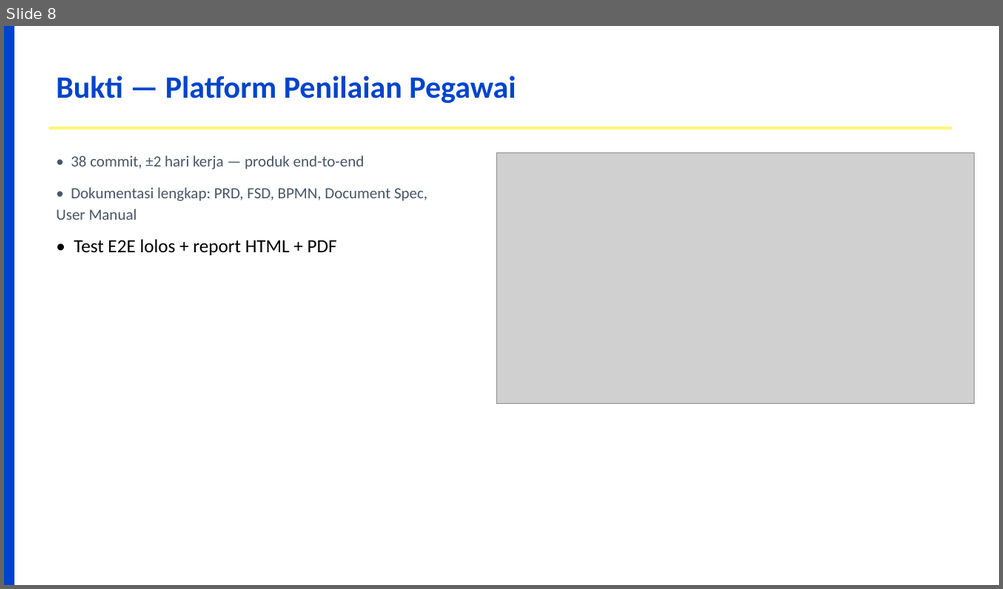
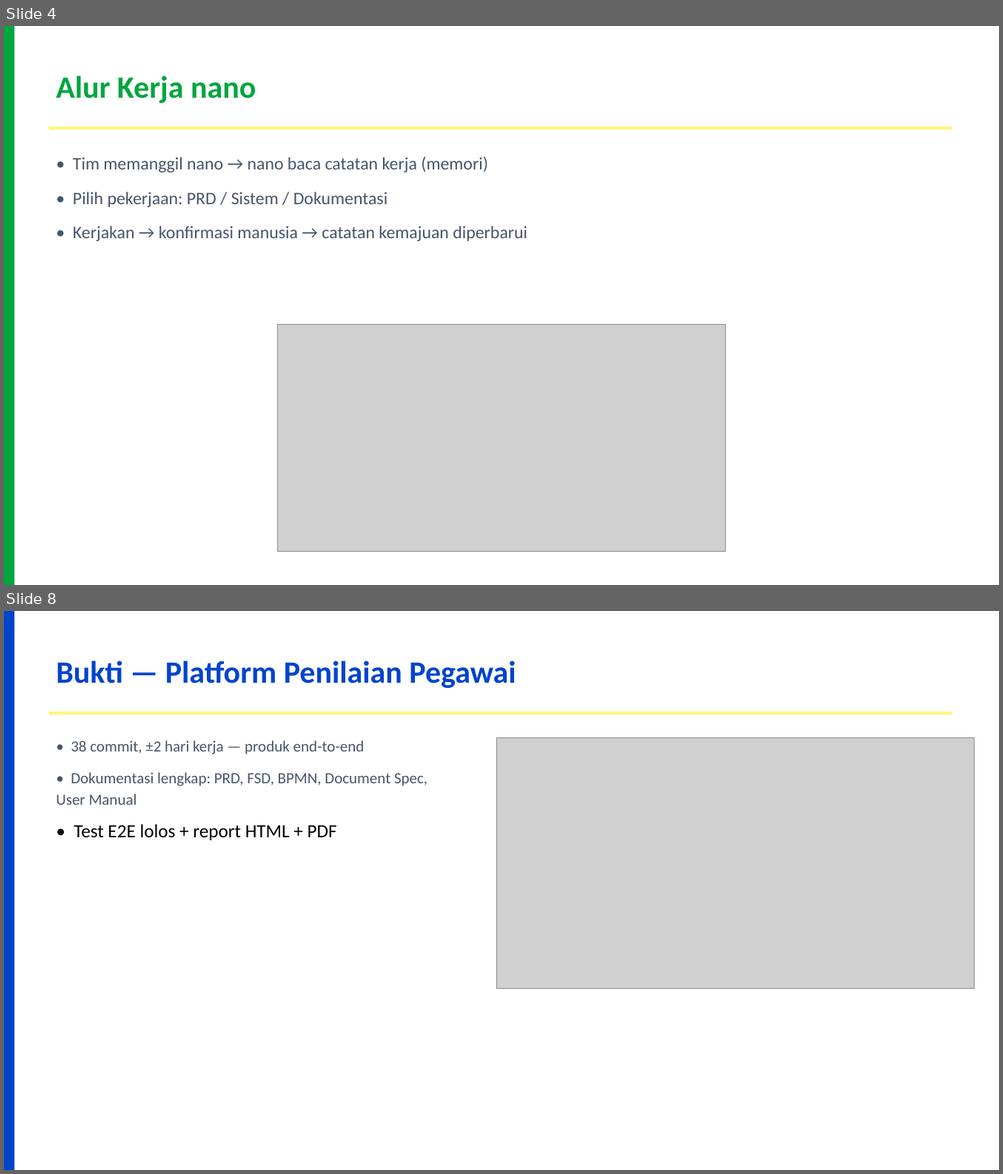
Before and after one commit to dhenta312/hackathon-appraisal, a slide deck: Presentasi-Penilaian-Kinerja.pptx. Shown one above the other, each under a label of ours: slide 8 before the commit, slides 4 and 8 after it; the slides between them are not shown. The pictures are 1003x589 and 1003x1174 pixels, drawn with LibreOffice and Linux fonts; fonts in the diff are those of the drawing; grey boxes stand for pictures. Boxes give left, top, right and bottom in pixels: in the first picture for what was removed or moved away, otherwise in the second. Text is boxed around its words. In the diff, an @@ line names an element or a change of style, - is before the commit and + after.

```diff
--- a/Presentasi-Penilaian-Kinerja.pptx
+++ b/Presentasi-Penilaian-Kinerja.pptx
@@ slide 4 added at (4,26,999,585), background #FFFFFF @@
@@ rectangle added at (4,26,14,585), fill #00A63E @@
@@ text added at (56,76,256,103), 30 pt, text #00A63E, bold @@
+Alur Kerja nano
@@ rectangle added at (48,127,951,130), fill #FFF67A @@
@@ text added at (73,157,527,241), 17 pt, text #475569 @@
+• Tim memanggil nano → nano baca catatan kerja (memori)
+• Pilih pekerjaan: PRD / Sistem / Dokumentasi
+• Kerjakan → konfirmasi manusia → catatan kemajuan diperbarui
@@ picture added at (278,324,726,552) @@
```
Also in this commit, not shown: 7 slides changed, 1 slide removed, 2 other files.
